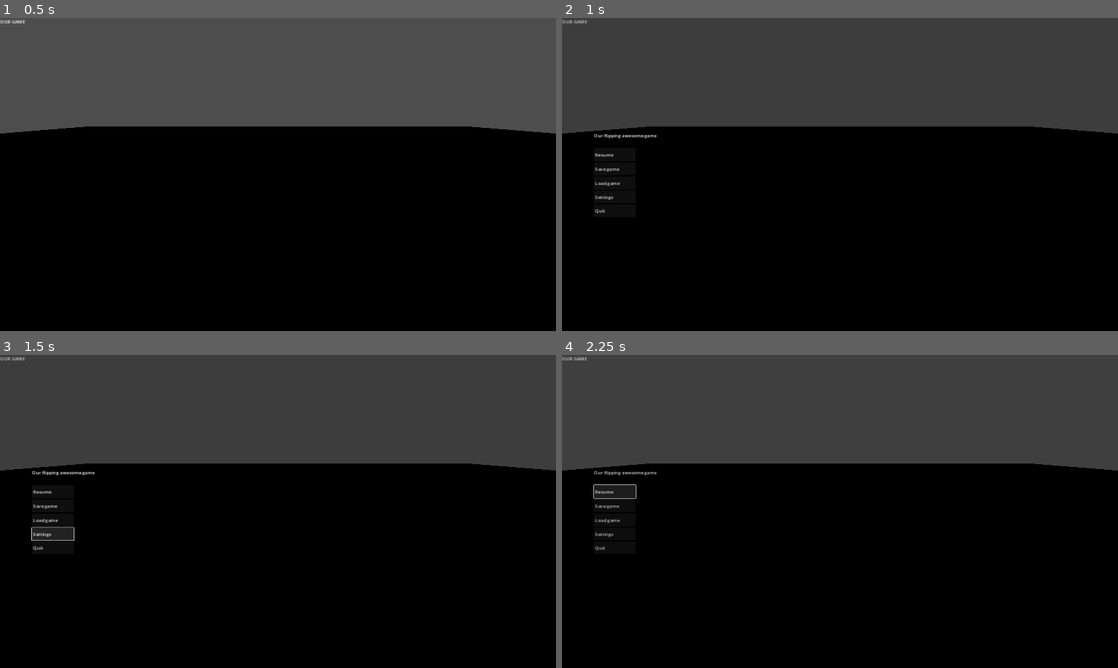
Above: before the commit, frames 1-4 (two rows, left to right).
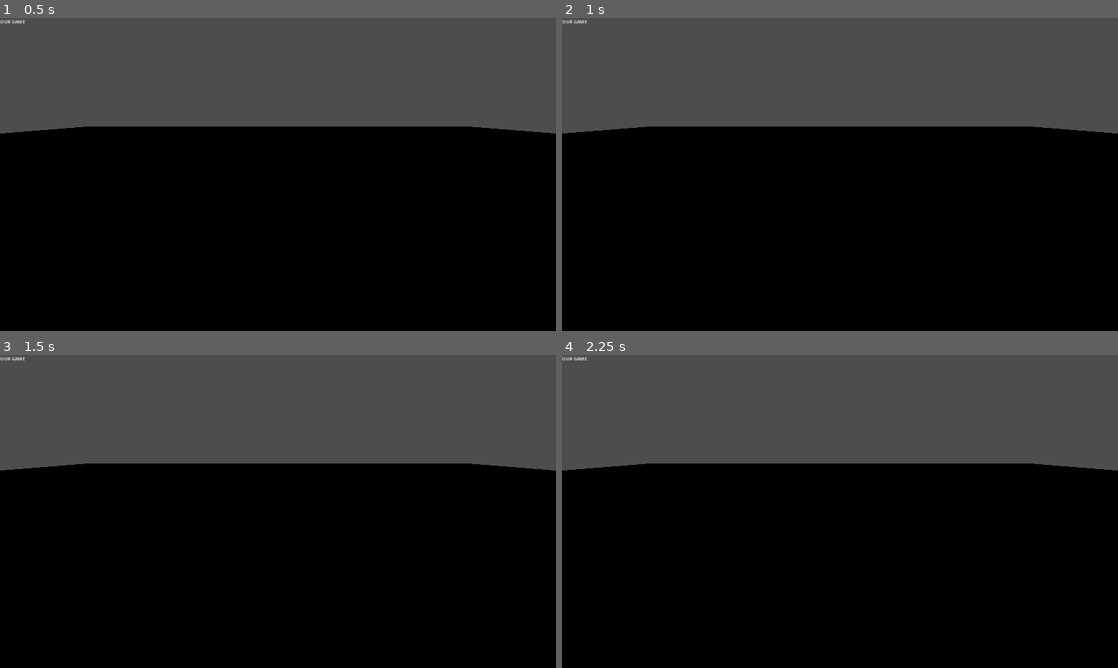
Above: after the commit, the same moments.

Repository: inaunius/GodotWildJam64
Game: Godot game, scene res://scenes/architecture/Main.tscn
Same seed, same stepped clock (60 frames per second), same inputs: the game is played once before the commit and once after it.
Inputs (mouse positions are in pixels of both pictures, inside the frame that each line leads up to):
- Up to frame 1 (0.5 s): no input
- Up to frame 2 (1 s): tap Enter at 0.5 s; tap Ctrl (crouch) at 0.6 s
- Up to frame 3 (1.5 s): click (55, 533) at 1.25 s, where only the run before the commit has a clickable "Settings"
- Up to frame 4 (2.25 s): click (617, 492) at 2 s, where only the run before the commit has a clickable "Resume"

Frame 1 is identical in both runs. In frame 2, 0.3% of the frame differs, in the area x 0-17%, y 0-63%; in frame 3, 0.6%; in frame 4, 0.6%.

Commit message:
SaveLoad implemented (not tested)

Diff:
--- a/project.godot
+++ b/project.godot
@@ -24,6 +24,7 @@
 
 GameCycle="*res://scripts/autoloads/GameCycleController.gd"
 Enums="*res://scripts/autoloads/GlobalEnums.gd"
+AudioControl="*res://scripts/autoloads/AudioGlobalController.gd"
 
 [display]
 
@@ -76,3 +77,8 @@
 , Object(InputEventKey,"resource_local_to_scene":false,"resource_name":"","device":-1,"window_id":0,"alt_pressed":false,"shift_pressed":false,"ctrl_pressed":false,"meta_pressed":false,"pressed":false,"keycode":0,"physical_keycode":69,"key_label":0,"unicode":101,"echo":false,"script":null)
 ]
 }
+pause={
+"deadzone": 0.5,
+"events": [Object(InputEventKey,"resource_local_to_scene":false,"resource_name":"","device":-1,"window_id":0,"alt_pressed":false,"shift_pressed":false,"ctrl_pressed":false,"meta_pressed":false,"pressed":false,"keycode":0,"physical_keycode":4194305,"key_label":0,"unicode":0,"echo":false,"script":null)
+]
+}
--- a/resources/templates/SavedData.gd
+++ b/resources/templates/SavedData.gd
@@ -1,5 +1,7 @@
 class_name SavedData
 extends Resource
 
+
+@export var name: String
 @export var level_name : String
 @export var data: Dictionary
--- a/scenes/ui/Pause.tscn
+++ b/scenes/ui/Pause.tscn
@@ -1,8 +1,11 @@
-[gd_scene load_steps=4 format=3 uid="uid://b5lqnvq8noy8a"]
+[gd_scene load_steps=7 format=3 uid="uid://b5lqnvq8noy8a"]
 
 [ext_resource type="Script" path="res://scripts/ui/FadableUI.gd" id="1_vtg5a"]
 [ext_resource type="PackedScene" uid="uid://kdjbksjyhp1r" path="res://scenes/ui/Buttons.tscn" id="2_41ufq"]
 [ext_resource type="Script" path="res://scripts/ui/PaauseButtons.gd" id="3_0gnnk"]
+[ext_resource type="Script" path="res://scripts/ui/SubContainer.gd" id="4_3jpd2"]
+[ext_resource type="PackedScene" uid="uid://b4v2vneo1tw0j" path="res://scenes/ui/submenus/SavesView.tscn" id="5_adajq"]
+[ext_resource type="PackedScene" uid="uid://c63rb30n3w8un" path="res://scenes/ui/submenus/settings/Settings.tscn" id="6_l8wb7"]
 
 [node name="Pause" type="CanvasLayer" node_paths=PackedStringArray("_ui_parent")]
 script = ExtResource("1_vtg5a")
@@ -34,7 +37,7 @@
 grow_horizontal = 2
 grow_vertical = 2
 
-[node name="Buttons" parent="UiParent/BG/HBoxContainer" node_paths=PackedStringArray("_resume", "_load_game", "_save_game", "_settings", "_quit") instance=ExtResource("2_41ufq")]
+[node name="Buttons" parent="UiParent/BG/HBoxContainer" node_paths=PackedStringArray("_resume", "_load_game", "_save_game", "_settings", "_quit", "_sub_container", "_ui_root") instance=ExtResource("2_41ufq")]
 layout_mode = 2
 script = ExtResource("3_0gnnk")
 _resume = NodePath("Margins/VBoxContainer/Buttons/Resume")
@@ -42,6 +45,8 @@
 _save_game = NodePath("Margins/VBoxContainer/Buttons/SaveGame")
 _settings = NodePath("Margins/VBoxContainer/Buttons/Settings")
 _quit = NodePath("Margins/VBoxContainer/Buttons/Quit")
+_sub_container = NodePath("../SubContainer")
+_ui_root = NodePath("../../../..")
 
 [node name="Margins" parent="UiParent/BG/HBoxContainer/Buttons" index="0"]
 theme_override_constants/margin_left = 110
@@ -65,8 +70,25 @@
 "
 alignment = 0
 
-[node name="SubMenu" type="Control" parent="UiParent/BG/HBoxContainer"]
+[node name="SubContainer" type="Control" parent="UiParent/BG/HBoxContainer" node_paths=PackedStringArray("_sub_menus")]
 layout_mode = 2
 size_flags_horizontal = 3
+script = ExtResource("4_3jpd2")
+_sub_menus = [NodePath("SavesView"), NodePath("Settings")]
+
+[node name="SavesView" parent="UiParent/BG/HBoxContainer/SubContainer" instance=ExtResource("5_adajq")]
+visible = false
+layout_mode = 1
+anchors_preset = 15
+anchor_right = 1.0
+anchor_bottom = 1.0
+offset_right = 0.0
+offset_bottom = 0.0
+grow_horizontal = 2
+grow_vertical = 2
+
+[node name="Settings" parent="UiParent/BG/HBoxContainer/SubContainer" instance=ExtResource("6_l8wb7")]
+visible = false
+layout_mode = 1
 
 [editable path="UiParent/BG/HBoxContainer/Buttons"]
--- a/scenes/ui/SavesView.tscn
+++ /dev/null
@@ -1,38 +0,0 @@
-[gd_scene load_steps=3 format=3 uid="uid://b4v2vneo1tw0j"]
-
-[ext_resource type="Script" path="res://scripts/ui/SavesView.gd" id="1_rtbsk"]
-[ext_resource type="PackedScene" uid="uid://bi51b3hqonllr" path="res://scenes/ui/SaveCard.tscn" id="2_chv8c"]
-
-[node name="SavesView" type="Control" node_paths=PackedStringArray("save_cards_parent")]
-layout_mode = 3
-anchors_preset = 15
-anchor_right = 1.0
-anchor_bottom = 1.0
-grow_horizontal = 2
-grow_vertical = 2
-script = ExtResource("1_rtbsk")
-save_card_scene = ExtResource("2_chv8c")
-save_cards_parent = NodePath("HBoxContainer/PanelContainer/MarginContainer/ScrollContainer")
-
-[node name="HBoxContainer" type="HBoxContainer" parent="."]
-layout_mode = 1
-anchors_preset = 15
-anchor_right = 1.0
-anchor_bottom = 1.0
-grow_horizontal = 2
-grow_vertical = 2
-
-[node name="Control" type="Control" parent="HBoxContainer"]
-layout_mode = 2
-size_flags_horizontal = 3
-
-[node name="PanelContainer" type="PanelContainer" parent="HBoxContainer"]
-layout_mode = 2
-size_flags_horizontal = 3
-
-[node name="MarginContainer" type="MarginContainer" parent="HBoxContainer/PanelContainer"]
-layout_mode = 2
-
-[node name="ScrollContainer" type="ScrollContainer" parent="HBoxContainer/PanelContainer/MarginContainer"]
-layout_mode = 2
-horizontal_scroll_mode = 0
--- a/scenes/ui/Settings.tscn
+++ /dev/null
@@ -1,117 +0,0 @@
-[gd_scene format=3 uid="uid://c63rb30n3w8un"]
-
-[node name="Settings" type="Control"]
-layout_mode = 3
-anchors_preset = 15
-anchor_right = 1.0
-anchor_bottom = 1.0
-grow_horizontal = 2
-grow_vertical = 2
-
-[node name="HBoxContainer" type="HBoxContainer" parent="."]
-layout_mode = 1
-anchors_preset = 15
-anchor_right = 1.0
-anchor_bottom = 1.0
-grow_horizontal = 2
-grow_vertical = 2
-
-[node name="Control" type="Control" parent="HBoxContainer"]
-layout_mode = 2
-size_flags_horizontal = 3
-
-[node name="MarginContainer" type="MarginContainer" parent="HBoxContainer"]
-layout_mode = 2
-size_flags_horizontal = 3
-theme_override_constants/margin_left = 0
-
-[node name="BG" type="PanelContainer" parent="HBoxContainer/MarginContainer"]
-layout_mode = 2
-size_flags_vertical = 4
-
-[node name="MarginContainer" type="MarginContainer" parent="HBoxContainer/MarginContainer/BG"]
-layout_mode = 2
-size_flags_vertical = 4
-theme_override_constants/margin_left = 10
-theme_override_constants/margin_top = 10
-theme_override_constants/margin_right = 50
-theme_override_constants/margin_bottom = 10
-
-[node name="VBoxContainer" type="VBoxContainer" parent="HBoxContainer/MarginContainer/BG/MarginContainer"]
-layout_mode = 2
-size_flags_vertical = 0
-alignment = 1
-
-[node name="GridContainer" type="GridContainer" parent="HBoxContainer/MarginContainer/BG/MarginContainer/VBoxContainer"]
-layout_mode = 2
-size_flags_vertical = 3
-columns = 3
-
-[node name="MasterLabel" type="Label" parent="HBoxContainer/MarginContainer/BG/MarginContainer/VBoxContainer/GridContainer"]
-layout_mode = 2
-size_flags_horizontal = 3
-size_flags_vertical = 3
-text = "Master
-"
-horizontal_alignment = 2
-
-[node name="MasterSpace" type="Control" parent="HBoxContainer/MarginContainer/BG/MarginContainer/VBoxContainer/GridContainer"]
-custom_minimum_size = Vector2(20, 0)
-layout_mode = 2
-
-[node name="MasterSlider" type="HSlider" parent="HBoxContainer/MarginContainer/BG/MarginContainer/VBoxContainer/GridContainer"]
-layout_mode = 2
-size_flags_horizontal = 3
-size_flags_vertical = 3
-page = 2.0
-value = 98.0
-
-[node name="MusicLabel" type="Label" parent="HBoxContainer/MarginContainer/BG/MarginContainer/VBoxContainer/GridContainer"]
-layout_mode = 2
-size_flags_horizontal = 3
-size_flags_vertical = 3
-text = "Music
-"
-horizontal_alignment = 2
-
-[node name="MusicSpacer" type="Control" parent="HBoxContainer/MarginContainer/BG/MarginContainer/VBoxContainer/GridContainer"]
-custom_minimum_size = Vector2(20, 0)
-layout_mode = 2
-
-[node name="MusicSlider" type="HSlider" parent="HBoxContainer/MarginContainer/BG/MarginContainer/VBoxContainer/GridContainer"]
-layout_mode = 2
-size_flags_horizontal = 3
-size_flags_vertical = 3
-
-[node name="VoiceLabel" type="Label" parent="HBoxContainer/MarginContainer/BG/MarginContainer/VBoxContainer/GridContainer"]
-layout_mode = 2
-size_flags_horizontal = 3
-size_flags_vertical = 3
-text = "Voice
-"
-horizontal_alignment = 2
-
-[node name="VoiceSpacer" type="Control" parent="HBoxContainer/MarginContainer/BG/MarginContainer/VBoxContainer/GridContainer"]
-custom_minimum_size = Vector2(20, 0)
-layout_mode = 2
-
-[node name="VoiceSlider" type="HSlider" parent="HBoxContainer/MarginContainer/BG/MarginContainer/VBoxContainer/GridContainer"]
-layout_mode = 2
-size_flags_horizontal = 3
-size_flags_vertical = 3
-
-[node name="SFXLabel" type="Label" parent="HBoxContainer/MarginContainer/BG/MarginContainer/VBoxContainer/GridContainer"]
-layout_mode = 2
-size_flags_horizontal = 3
-size_flags_vertical = 3
-text = "SFX"
-horizontal_alignment = 2
-
-[node name="SFXSpacer" type="Control" parent="HBoxContainer/MarginContainer/BG/MarginContainer/VBoxContainer/GridContainer"]
-custom_minimum_size = Vector2(20, 0)
-layout_mode = 2
-
-[node name="SFXSlider" type="HSlider" parent="HBoxContainer/MarginContainer/BG/MarginContainer/VBoxContainer/GridContainer"]
-layout_mode = 2
-size_flags_horizontal = 3
-size_flags_vertical = 3
--- /dev/null
+++ b/scenes/ui/submenus/SavesView.tscn
@@ -0,0 +1,18 @@
+[gd_scene load_steps=3 format=3 uid="uid://b4v2vneo1tw0j"]
+
+[ext_resource type="Script" path="res://scripts/ui/SavesView.gd" id="1_lfbxi"]
+[ext_resource type="PackedScene" uid="uid://bi51b3hqonllr" path="res://scenes/ui/SaveCard.tscn" id="2_rg8rc"]
+
+[node name="SavesView" type="PanelContainer" node_paths=PackedStringArray("save_cards_parent")]
+offset_right = 1920.0
+offset_bottom = 1080.0
+size_flags_horizontal = 3
+script = ExtResource("1_lfbxi")
+save_card_scene = ExtResource("2_rg8rc")
+save_cards_parent = NodePath("Margins/VBoxContainer")
+
+[node name="Margins" type="MarginContainer" parent="."]
+layout_mode = 2
+
+[node name="VBoxContainer" type="VBoxContainer" parent="Margins"]
+layout_mode = 2
--- /dev/null
+++ b/scenes/ui/submenus/settings/Settings.tscn
@@ -0,0 +1,43 @@
+[gd_scene load_steps=3 format=3 uid="uid://c63rb30n3w8un"]
+
+[ext_resource type="PackedScene" uid="uid://dha6i38h4fvgb" path="res://scenes/ui/submenus/settings/VolumeAdjusters.tscn" id="1_4q8bf"]
+[ext_resource type="Script" path="res://scripts/ui/SettingsSync.gd" id="1_dpjgo"]
+
+[node name="Settings" type="Control" node_paths=PackedStringArray("_volume_adjusters")]
+layout_mode = 3
+anchors_preset = 15
+anchor_right = 1.0
+anchor_bottom = 1.0
+grow_horizontal = 2
+grow_vertical = 2
+script = ExtResource("1_dpjgo")
+_volume_adjusters = NodePath("MarginContainer/BG/MarginContainer/VBoxContainer/GridContainer")
+
+[node name="MarginContainer" type="MarginContainer" parent="."]
+layout_mode = 1
+anchors_preset = 15
+anchor_right = 1.0
+anchor_bottom = 1.0
+grow_horizontal = 2
+grow_vertical = 2
+size_flags_horizontal = 3
+theme_override_constants/margin_left = 0
+
+[node name="BG" type="PanelContainer" parent="MarginContainer"]
+layout_mode = 2
+
+[node name="MarginContainer" type="MarginContainer" parent="MarginContainer/BG"]
+layout_mode = 2
+size_flags_vertical = 0
+theme_override_constants/margin_left = 10
+theme_override_constants/margin_top = 10
+theme_override_constants/margin_right = 50
+theme_override_constants/margin_bottom = 10
+
+[node name="VBoxContainer" type="VBoxContainer" parent="MarginContainer/BG/MarginContainer"]
+layout_mode = 2
+size_flags_vertical = 0
+alignment = 1
+
+[node name="GridContainer" parent="MarginContainer/BG/MarginContainer/VBoxContainer" instance=ExtResource("1_4q8bf")]
+layout_mode = 2
--- /dev/null
+++ b/scenes/ui/submenus/settings/VolumeAdjusters.tscn
@@ -0,0 +1,81 @@
+[gd_scene load_steps=2 format=3 uid="uid://dha6i38h4fvgb"]
+
+[ext_resource type="Script" path="res://scripts/ui/VolumeAdjusters.gd" id="1_p68qq"]
+
+[node name="GridContainer" type="GridContainer" node_paths=PackedStringArray("master", "music", "sfx", "voice")]
+size_flags_vertical = 3
+columns = 3
+script = ExtResource("1_p68qq")
+master = NodePath("MasterSlider")
+music = NodePath("MusicSlider")
+sfx = NodePath("SFXSlider")
+voice = NodePath("VoiceSlider")
+
+[node name="MasterLabel" type="Label" parent="."]
+layout_mode = 2
+size_flags_horizontal = 3
+size_flags_vertical = 3
+text = "Master
+"
+horizontal_alignment = 2
+
+[node name="MasterSpace" type="Control" parent="."]
+custom_minimum_size = Vector2(20, 0)
+layout_mode = 2
+
+[node name="MasterSlider" type="HSlider" parent="."]
+layout_mode = 2
+size_flags_horizontal = 3
+size_flags_vertical = 3
+page = 2.0
+value = 98.0
+
+[node name="MusicLabel" type="Label" parent="."]
+layout_mode = 2
+size_flags_horizontal = 3
+size_flags_vertical = 3
+text = "Music
+"
+horizontal_alignment = 2
+
+[node name="MusicSpacer" type="Control" parent="."]
+custom_minimum_size = Vector2(20, 0)
+layout_mode = 2
+
+[node name="MusicSlider" type="HSlider" parent="."]
+layout_mode = 2
+size_flags_horizontal = 3
+size_flags_vertical = 3
+
+[node name="SFXLabel" type="Label" parent="."]
+layout_mode = 2
+size_flags_horizontal = 3
+size_flags_vertical = 3
+text = "SFX"
+horizontal_alignment = 2
+
+[node name="SFXSpacer" type="Control" parent="."]
+custom_minimum_size = Vector2(20, 0)
+layout_mode = 2
+
+[node name="SFXSlider" type="HSlider" parent="."]
+layout_mode = 2
+size_flags_horizontal = 3
+size_flags_vertical = 3
+
+[node name="VoiceLabel" type="Label" parent="."]
+layout_mode = 2
+size_flags_horizontal = 3
+size_flags_vertical = 3
+text = "Voice
+"
+horizontal_alignment = 2
+
+[node name="VoiceSpacer" type="Control" parent="."]
+custom_minimum_size = Vector2(20, 0)
+layout_mode = 2
+
+[node name="VoiceSlider" type="HSlider" parent="."]
+layout_mode = 2
+size_flags_horizontal = 3
+size_flags_vertical = 3
--- /dev/null
+++ b/scripts/autoloads/AudioGlobalController.gd
@@ -0,0 +1,31 @@
+class_name AudioGlobalController
+extends Node
+
+
+@onready var _master_bus_index = AudioServer.get_bus_index("Master")
+@onready var _music_bus_index = AudioServer.get_bus_index("Music")
+@onready var _sfx_bus_index = AudioServer.get_bus_index("SFX")
+@onready var _voice_bus_index = AudioServer.get_bus_index("Voice")
+
+
+var master_volume : float : set = _set_master_volume
+var music_volume : float : set = _set_music_volume
+var sfx_volume : float : set = _set_sfx_volume
+var voice_volume : float : set = _set_voice_volume
+
+
+func _set_master_volume(volume: float):
+	AudioServer.set_bus_volume_db(_master_bus_index, linear_to_db(volume))
+	master_volume = volume
+
+func _set_music_volume(volume: float):
+	AudioServer.set_bus_volume_db(_music_bus_index, linear_to_db(volume))
+	music_volume = volume
+
+func _set_sfx_volume(volume: float):
+	AudioServer.set_bus_volume_db(_sfx_bus_index, linear_to_db(volume))
+	sfx_volume = volume
+
+func _set_voice_volume(volume: float):
+	AudioServer.set_bus_volume_db(_voice_bus_index, linear_to_db(volume))
+	voice_volume= volume
--- a/scripts/autoloads/GameCycleController.gd
+++ b/scripts/autoloads/GameCycleController.gd
@@ -24,6 +24,9 @@
 func save_current_game():
 	_persistent_data.save_current_data()
 
+func delete_save(name: String):
+	_persistent_data.delete_save(name)
+
 func pause():
 	if (_state_machine.get_state_name() != GlobalEnums.GameStates.ACTIVE_GAME_STATE):
 		printerr("Can only pause in ActiveGameState")
--- a/scripts/services/InputParser.gd
+++ b/scripts/services/InputParser.gd
@@ -1,12 +1,15 @@
 class_name InputParser
 extends Node
 
-var isp : bool = false
+var is_paused : bool = false
 
 func _physics_process(_delta):
-	if Input.is_action_just_pressed("crouch"):
-		if isp:
+	if Input.is_action_just_pressed("pause"):
+		if is_paused:
 			GameCycle.resume()
 		else:
 			GameCycle.pause()
-		isp = !isp
+		is_paused = !is_paused
+
+
+#Now merely handles pause. Use Input.get_vector(), Input.is_pressed() etc
--- a/scripts/services/PersistentData.gd
+++ b/scripts/services/PersistentData.gd
@@ -32,8 +32,9 @@
 
 	saved_data.level_name = _level_loader.get_active_level_name()
 	saved_data.data = all_pulled_data
+	saved_data.name = _compose_save_name()
 
-	var save_full_path : String = _get_full_save_path_by_name(_compose_save_name())
+	var save_full_path : String = _get_full_save_path_by_name(saved_data.name)
 	print(save_full_path)
 	ResourceSaver.save(saved_data, save_full_path)
 
@@ -53,6 +54,10 @@
 
 	for node in _save_readers:
 		node.on_load_data(loaded_save.data[node.DATA_KEY])
+
+func delete_save(name: String):
+	DirAccess.remove_absolute(_get_full_save_path_by_name(name))
+
 
 func get_all_saves() -> Array[SavedData]:
 	var all_saves : Array[SavedData]
--- a/scripts/ui/FadableUI.gd
+++ b/scripts/ui/FadableUI.gd
@@ -1,5 +1,9 @@
 class_name FadableUI
 extends CanvasLayer
+
+
+signal shown
+signal hidden
 
 
 @export var _ui_parent : Control
--- a/scripts/ui/PaauseButtons.gd
+++ b/scripts/ui/PaauseButtons.gd
@@ -7,9 +7,14 @@
 @export var _settings : Button
 @export var _quit : Button
 
+@export var _sub_container : SubContainer
+@export var _ui_root: FadableUI
+
 func _ready():
 	_resume.pressed.connect(func(): GameCycle.resume())
-	_load_game #add loading screeen
+	_load_game.pressed.connect(func(): _sub_container.show_submenu("SavesView"))
 	_save_game.pressed.connect(func(): GameCycle.save_current_game())
-	_settings #add settings screen
+	_settings.pressed.connect(func(): _sub_container.show_submenu("Settings"))
 	_quit.pressed.connect(func(): GameCycle.quit())
+
+	_ui_root.hidden.connect(func(): _sub_container.hide_all_submenus())
--- a/scripts/ui/SaveCard.gd
+++ b/scripts/ui/SaveCard.gd
@@ -1,22 +1,19 @@
 class_name SaveCard
 extends PanelContainer
-
-signal load_save_request(SaveCard)
-signal delete_save_request(SaveCard)
 
 
 @export var _save_name_label : Label
 @export var _load_button : Button
 @export var _delete_button : Button
 
-var save_name : String : set = _update_save_name
+var save : SavedData : set = _update_card_view
+var saves_view : SavesView
+
+func _ready():
+	_load_button.pressed.connect(func(): saves_view.load_save(save))
+	_delete_button.pressed.connect(func(): saves_view.delete_save(save))
 
 
-func _ready():
-	_load_button.pressed.connect(func(): load_save_request.emit(self))
-	_delete_button.pressed.connect(func(): delete_save_request.emit(self))
-
-
-func _update_save_name(value: String):
-	save_name = value
-	_save_name_label.text = save_name
+func _update_card_view(value: SavedData):
+	save = value
+	_save_name_label.text = save.name
--- a/scripts/ui/SavesView.gd
+++ b/scripts/ui/SavesView.gd
@@ -1,11 +1,39 @@
 class_name SavesView
-extends Control
+extends PanelContainer
+
 
 @export var save_card_scene : PackedScene
-@export var save_cards_parent: ScrollContainer
+@export var save_cards_parent: Control
 
-func delete_save(caller):
-	pass
 
-func load_save(caller):
-	pass
+func on_select():
+	update_saves_view()
+
+func on_unselect():
+	_clear_list()
+
+
+func update_saves_view():
+	_clear_list()
+
+	for save in GameCycle.get_all_saves():
+		var card_instance = _get_save_card(save)
+		save_cards_parent.add_child(card_instance)
+
+
+func load_save(save: SavedData):
+	GameCycle.load_level(save.level_name, save.name)
+
+func delete_save(save: SavedData):
+	GameCycle.delete_save(save.name)
+	update_saves_view()
+
+func _clear_list():
+	for child in save_cards_parent.get_children():
+		child.queue_free()
+
+func _get_save_card(save: SavedData) -> SaveCard:
+	var card = save_card_scene.instantiate() as SaveCard
+	card.save = save
+	card.saves_view = self
+	return card
--- /dev/null
+++ b/scripts/ui/SettingsSync.gd
@@ -0,0 +1,10 @@
+class_name SettingsSync
+extends Control
+
+@export var _volume_adjusters : VolumeAdjusters
+
+func on_select():
+	_volume_adjusters.master.value = AudioControl.master_volume
+	_volume_adjusters.music.value = AudioControl.music_volume
+	_volume_adjusters.sfx.value = AudioControl.sfx_volume
+	_volume_adjusters.voice.value = AudioControl.voice_volume
--- /dev/null
+++ b/scripts/ui/SubContainer.gd
@@ -0,0 +1,30 @@
+class_name SubContainer
+extends Control
+
+@export var _sub_menus : Array[Control]
+
+func _ready():
+	for menu in _sub_menus:
+		menu.hide()
+
+
+func hide_all_submenus():
+	for menu in _sub_menus:
+		if menu.has_method("on_unselect"):
+			menu.hide()
+		menu.hide()
+
+func show_submenu(name: String):
+	hide_all_submenus()
+	var sub_menu = _get_submenu_by_name(name)
+	if sub_menu.has_method("on_select"):
+		sub_menu.on_select()
+		sub_menu.show()
+
+func _get_submenu_by_name(name: String) -> Control:
+	for menu in _sub_menus:
+		if menu.name == name:
+			return menu
+
+	printerr("No submenu with the name %s found" %name)
+	return null
--- /dev/null
+++ b/scripts/ui/VolumeAdjusters.gd
@@ -0,0 +1,14 @@
+class_name VolumeAdjusters
+extends GridContainer
+
+@export var master : Slider
+@export var music : Slider
+@export var sfx : Slider
+@export var voice : Slider
+
+
+func _ready():
+	master.changed.connect(func(value: float): AudioControl.set_master_volume(value))
+	music.changed.connect(func(value: float): AudioControl.set_music_volume(value))
+	sfx.changed.connect(func(value: float): AudioControl.set_sfx_volume(value))
+	voice.changed.connect(func(value: float): AudioControl.set_voice_volume(value))
